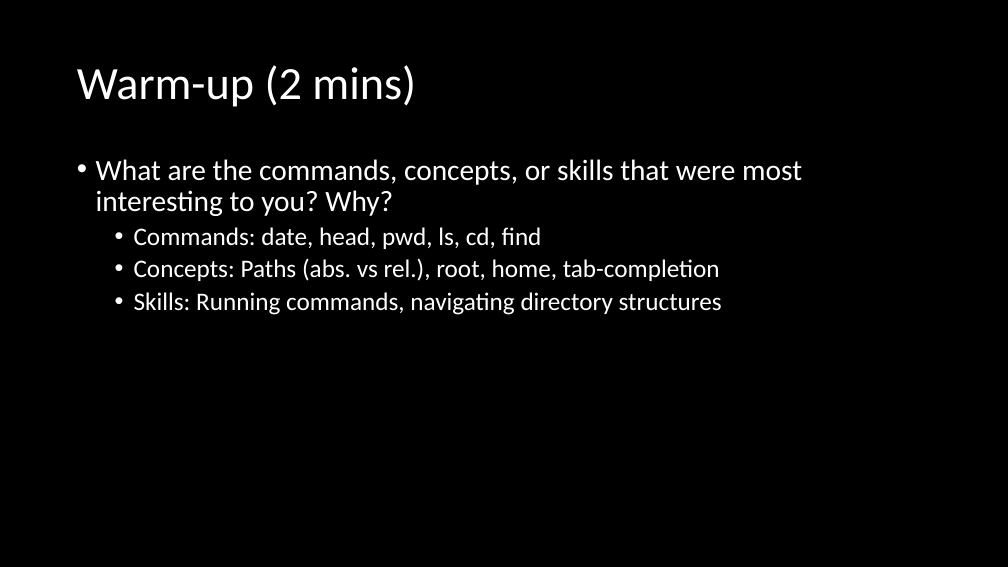
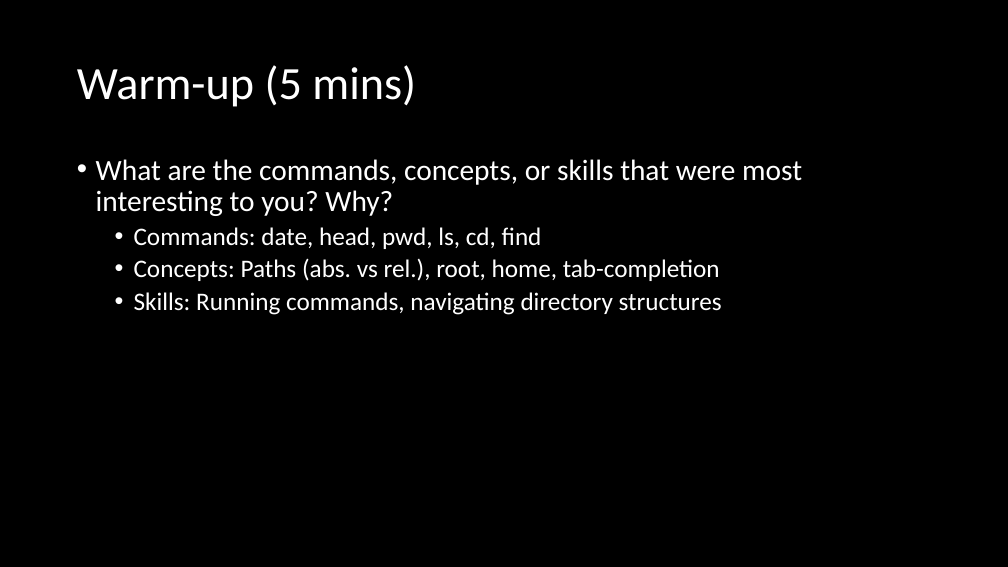
Before and after one commit to madmolecularman/MARC-Summer-2020, a slide deck: slide 9 of resources/coding/coding_necessities_2.pptx (slide 6 before the commit). Drawn at 1008x567 pixels with LibreOffice and Linux fonts; fonts in the diff are those of the drawing. Boxes give left, top, right and bottom in pixels: in the first picture for what was removed or moved away, otherwise in the second. Text is boxed around its words. In the diff, an @@ line names an element or a change of style, - is before the commit and + after.

```diff
--- a/resources/coding/coding_necessities_2.pptx
+++ b/resources/coding/coding_necessities_2.pptx
@@ title at bbox=[77, 65, 416, 107]: text changed @@
-Warm-up (2 mins)
+Warm-up (5 mins)
```
Also in this commit, not shown: 4 other slides changed, 4 slides added, 3 slides removed, 1 other file.
